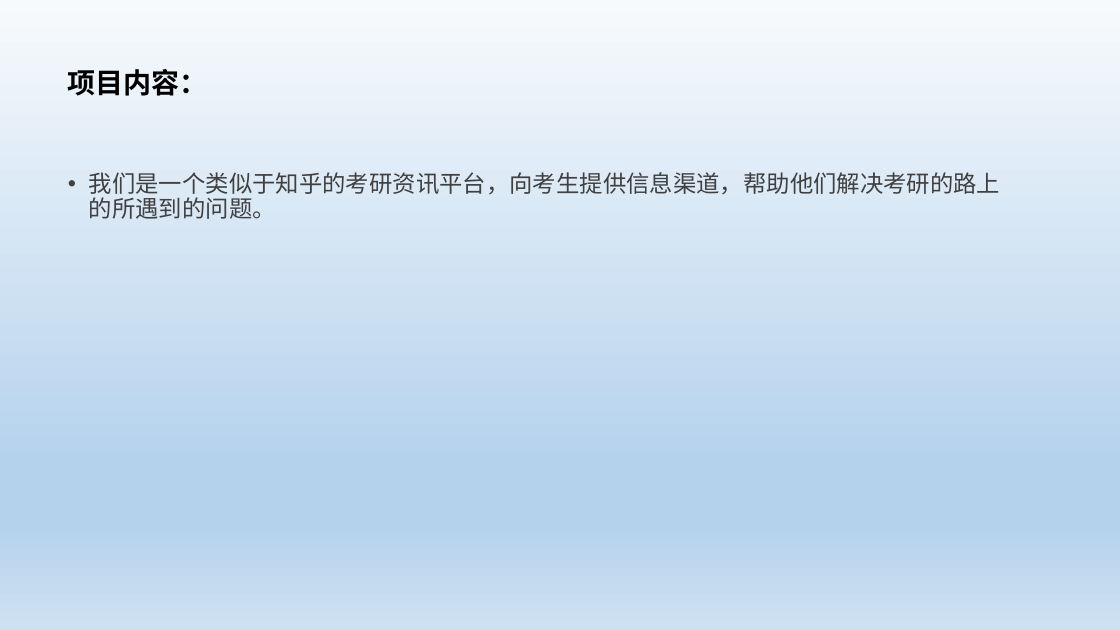
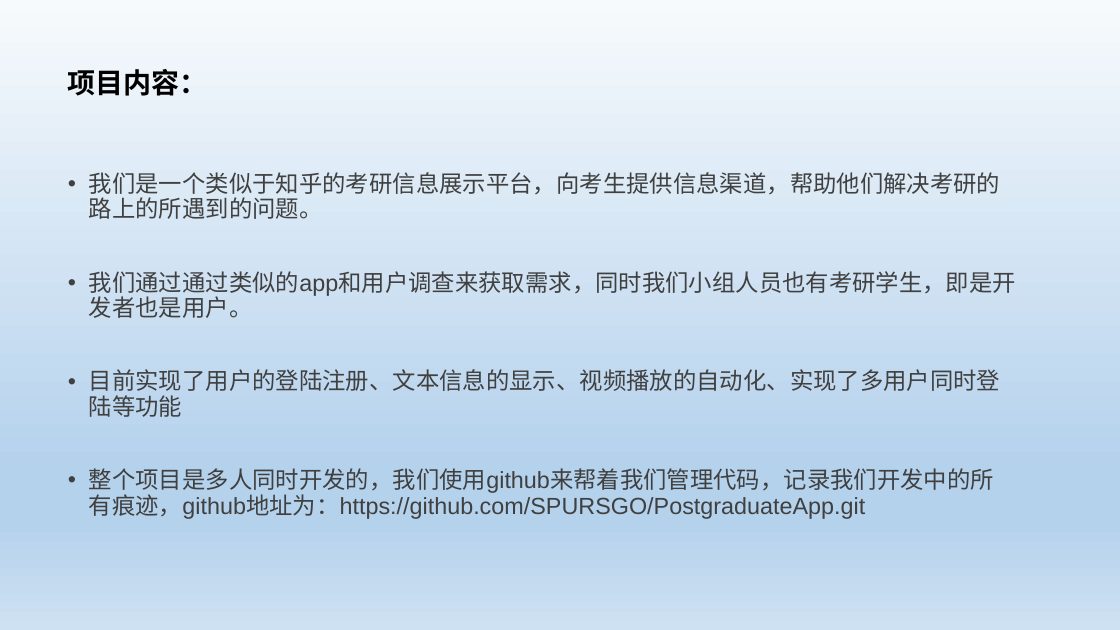
Before and after one commit to SPURSGO/PostgraduateApp, a slide deck: slide 2 of doc/总答辩.ptx.pptx. Drawn at 1120x630 pixels with LibreOffice and Linux fonts; fonts in the diff are those of the drawing. Boxes give left, top, right and bottom in pixels: in the first picture for what was removed or moved away, otherwise in the second. Text is boxed around its words. In the diff, an @@ line names an element or a change of style, - is before the commit and + after.

```diff
--- a/doc/总答辩.ptx.pptx
+++ b/doc/总答辩.ptx.pptx
@@ text at bbox=[89, 172, 1016, 519]: text changed @@
-• 我们是一个类似于知乎的考研资讯平台，向考生提供信息渠道，帮助他们解决考研的路上的所遇到的问题。
+• 我们是一个类似于知乎的考研信息展示平台，向考生提供信息渠道，帮助他们解决考研的路上的所遇到的问题。
+• 我们通过通过类似的app和用户调查来获取需求，同时我们小组人员也有考研学生，即是开发者也是用户。
+• 目前实现了用户的登陆注册、文本信息的显示、视频播放的自动化、实现了多用户同时登陆等功能
+• 整个项目是多人同时开发的，我们使用github来帮着我们管理代码，记录我们开发中的所有痕迹，github地址为：https://github.com/SPURSGO/PostgraduateApp.git
```
Also in this commit, not shown: 4 other slides changed, 5 slides added, 2 other files.
